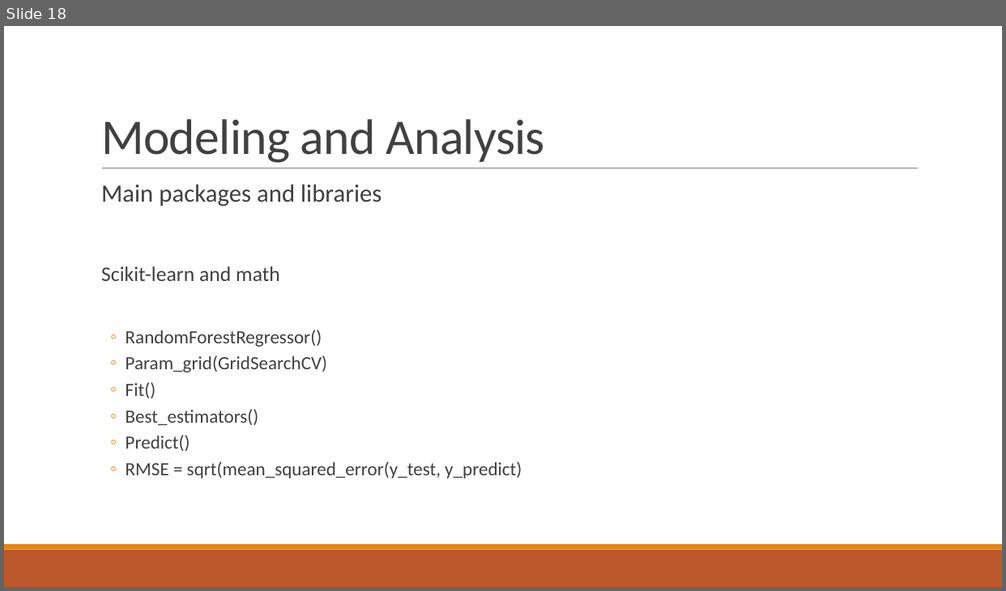
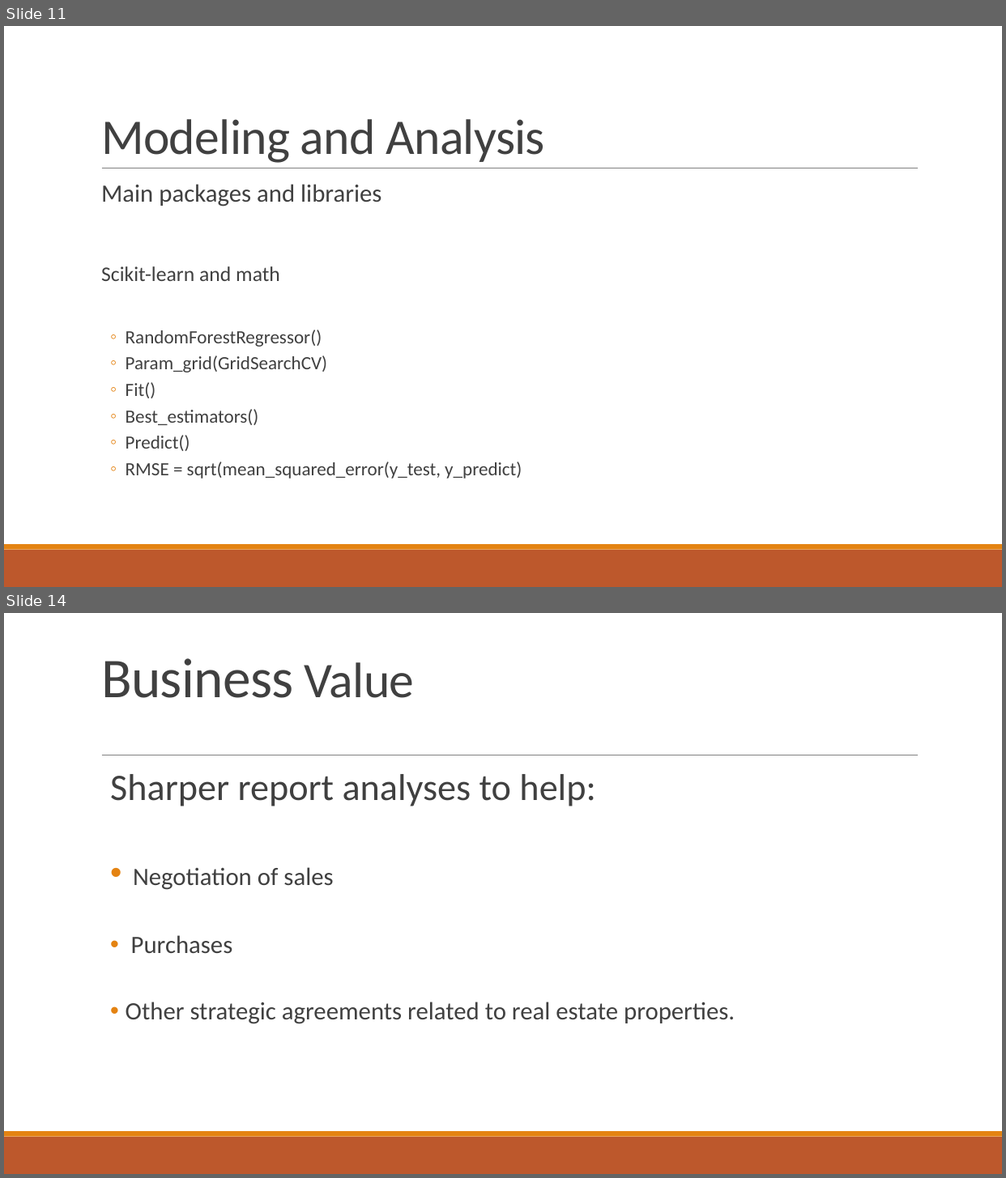
Before and after one commit to AlfredMtz/Springboard, a slide deck: Ames_project/Slide_deck.pptx. Shown one above the other, each under a label of ours: slide 18 before the commit, slides 11 and 14 after it; the slides between them are not shown. The pictures are 1006x591 and 1006x1178 pixels, drawn with LibreOffice and Linux fonts; fonts in the diff are those of the drawing. Boxes give left, top, right and bottom in pixels: in the first picture for what was removed or moved away, otherwise in the second. Text is boxed around its words. In the diff, an @@ line names an element or a change of style, - is before the commit and + after.

```diff
--- a/Ames_project/Slide_deck.pptx
+++ b/Ames_project/Slide_deck.pptx
@@ slide 14 added at (4, 613, 1002, 1174), background #FFFFFF; not listed: 3 template elements that a slide beside it also shows @@
@@ title added at (101, 658, 414, 698), 54 pt, text #404040 @@
+Business Value
@@ text added at (110, 774, 735, 1024), 24 pt, text #404040 @@
+  Sharper report analyses to help:
+  • Negotiation of sales
+  • Purchases
+  • Other strategic agreements related to real estate properties.
@@ what was slide 18 is now slide 11 @@
```
Also in this commit, not shown: 5 slides changed, 6 other slides added, 14 slides removed.
